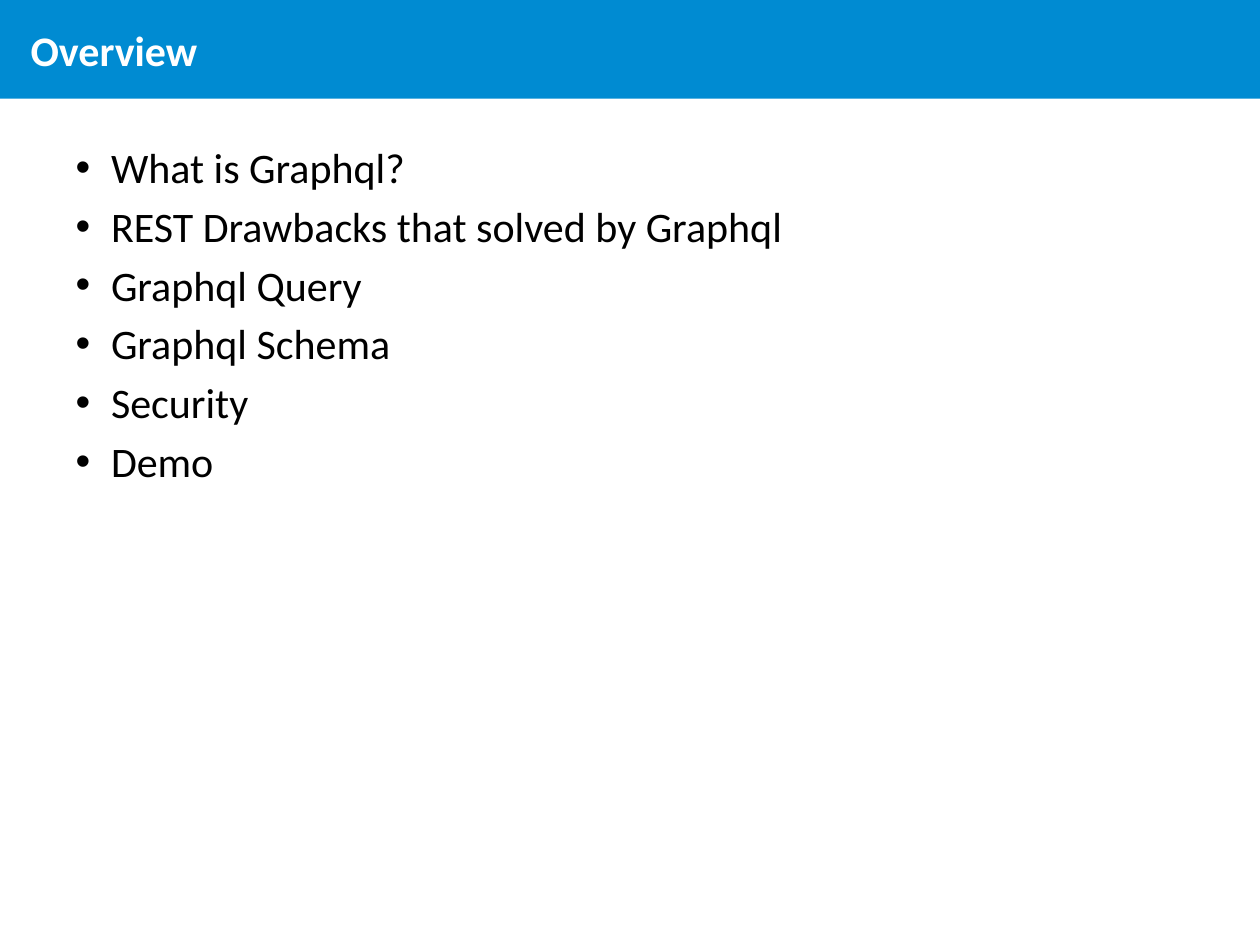
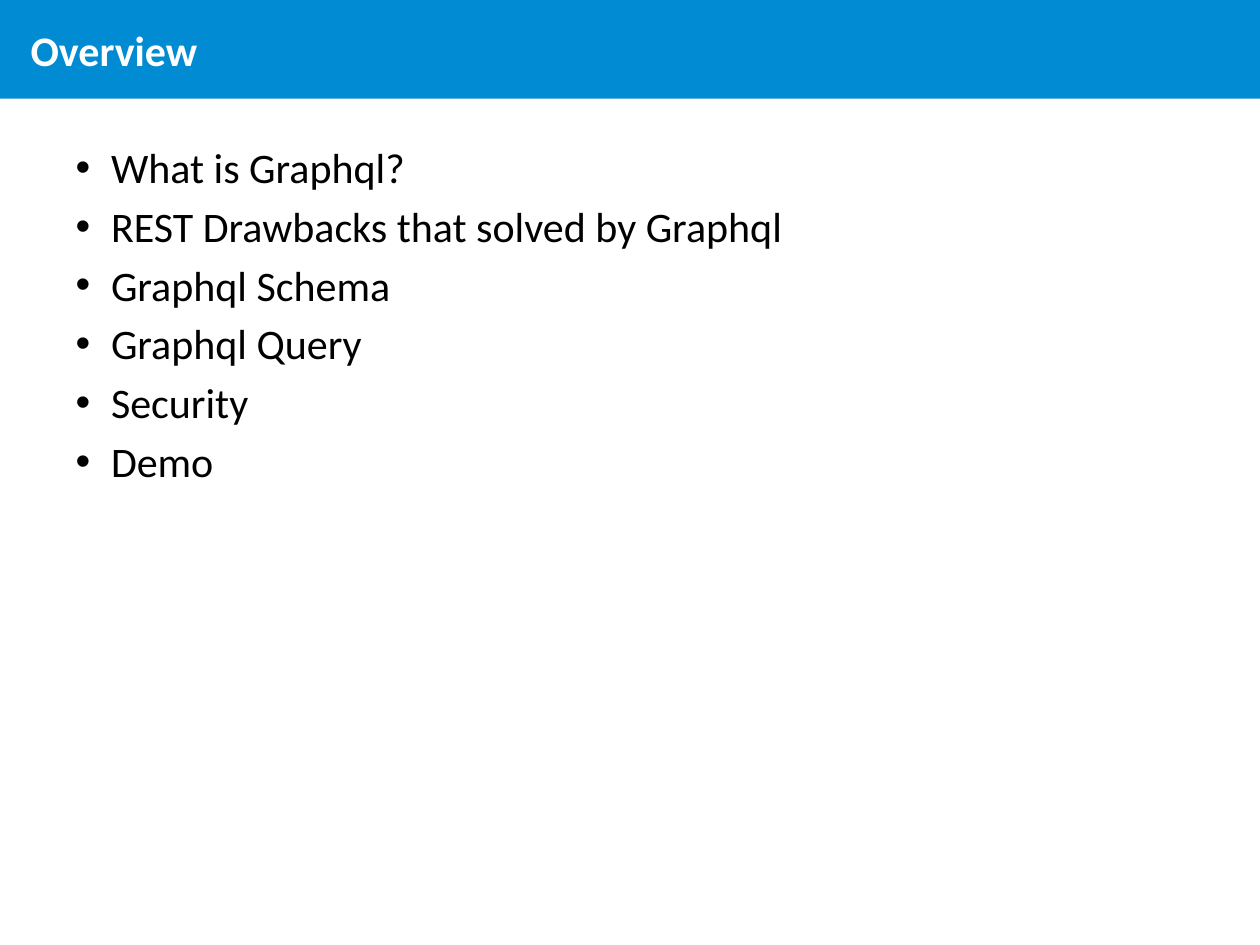
Before and after one commit to ElviraPratiwi/demoGraphql, a slide deck: slide 2 of Learn Graphql.pptx. Drawn at 1260x945 pixels with LibreOffice and Linux fonts; fonts in the diff are those of the drawing; background and template pictures are left out. Boxes give left, top, right and bottom in pixels: in the first picture for what was removed or moved away, otherwise in the second. Text is boxed around its words. In the diff, an @@ line names an element or a change of style, - is before the commit and + after.

```diff
--- a/Learn Graphql.pptx
+++ b/Learn Graphql.pptx
@@ text at (x1=111, y1=271, x2=391, y2=308): paragraph added @@
+• Graphql Schema
@@ text at (x1=111, y1=329, x2=391, y2=366): paragraph removed @@
-• Graphql Schema
```
Also in this commit, not shown: 3 other slides changed.
